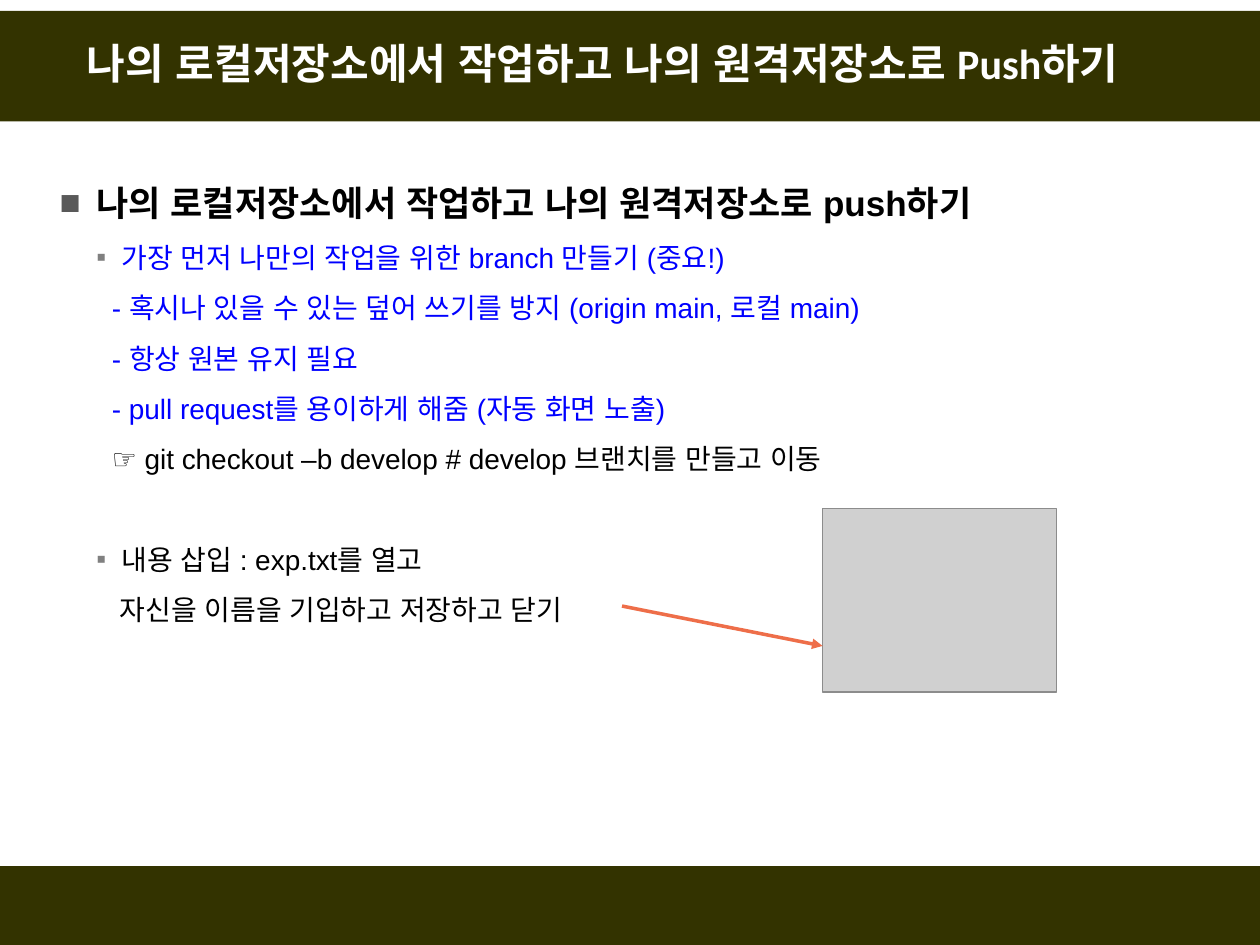
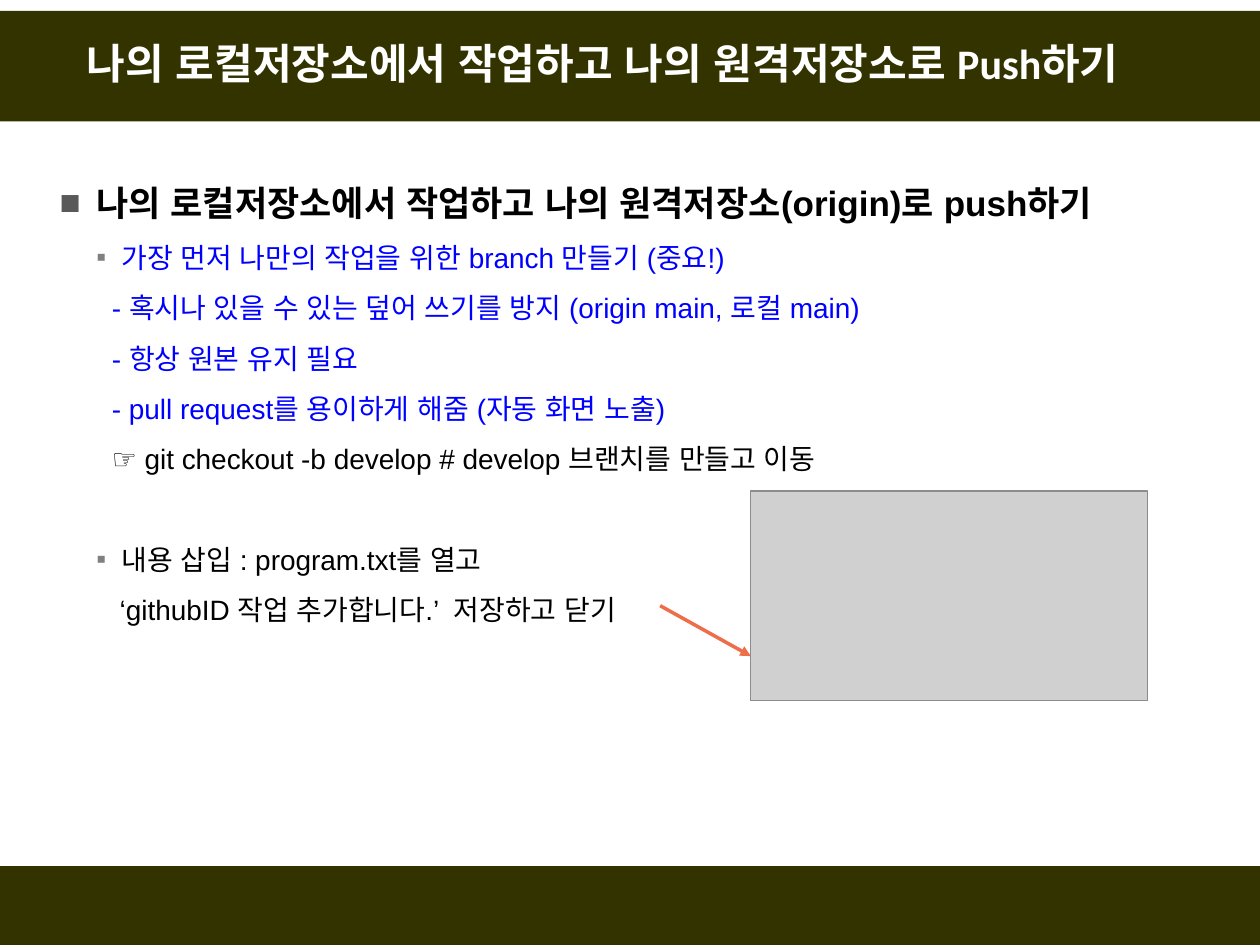
Before and after one commit to fasthill/github-lecture, a slide deck: slide 13 of git및github첫걸음3-forkclonePR.pptx. Drawn at 1260x945 pixels with LibreOffice and Linux fonts; fonts in the diff are those of the drawing; grey boxes stand for pictures. Boxes give left, top, right and bottom in pixels: in the first picture for what was removed or moved away, otherwise in the second. Text is boxed around its words. In the diff, an @@ line names an element or a change of style, - is before the commit and + after.

```diff
--- a/git및github첫걸음3-forkclonePR.pptx
+++ b/git및github첫걸음3-forkclonePR.pptx
@@ text at box(96, 186, 1092, 224): text changed @@
-■ 나의 로컬저장소에서 작업하고 나의 원격저장소로 push하기
+■ 나의 로컬저장소에서 작업하고 나의 원격저장소(origin)로 push하기
@@ text at box(120, 446, 815, 626): text changed @@
-  ☞ git checkout –b develop # develop 브랜치를 만들고 이동
-  ▪ 내용 삽입 : exp.txt를 열고
-  자신을 이름을 기입하고 저장하고 닫기
+  ☞ git checkout -b develop # develop 브랜치를 만들고 이동
+  ▪ 내용 삽입 : program.txt를 열고
+  ‘githubID 작업 추가합니다.’ 저장하고 닫기
@@ picture: place and size @@
-picture at box(823, 508, 1056, 692)
+picture at box(751, 491, 1148, 702)
@@ arrow moved from (622, 606) - (823, 646) to (660, 606) - (751, 656) @@
```
Also in this commit, not shown: 31 other slides changed, 2 slides added.
